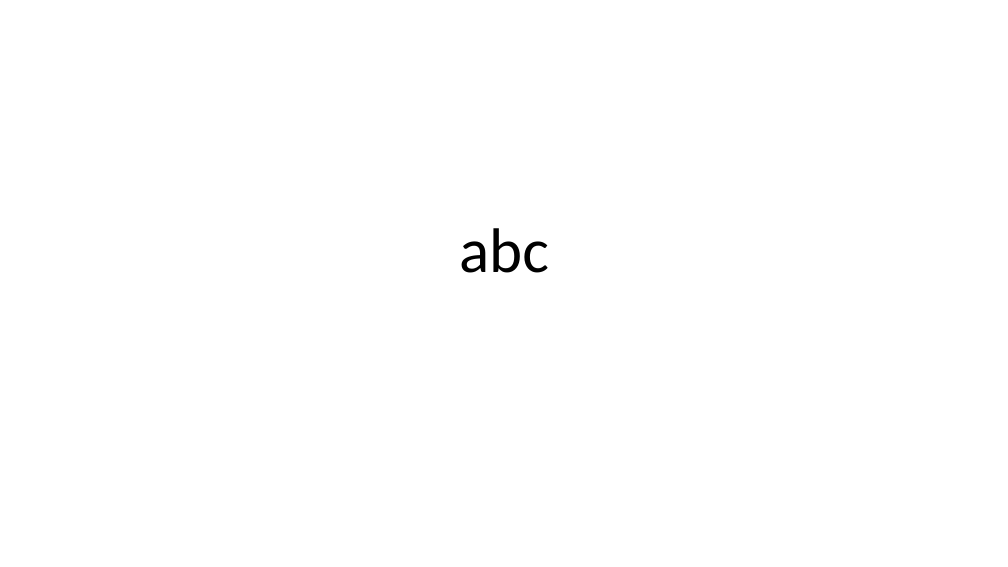
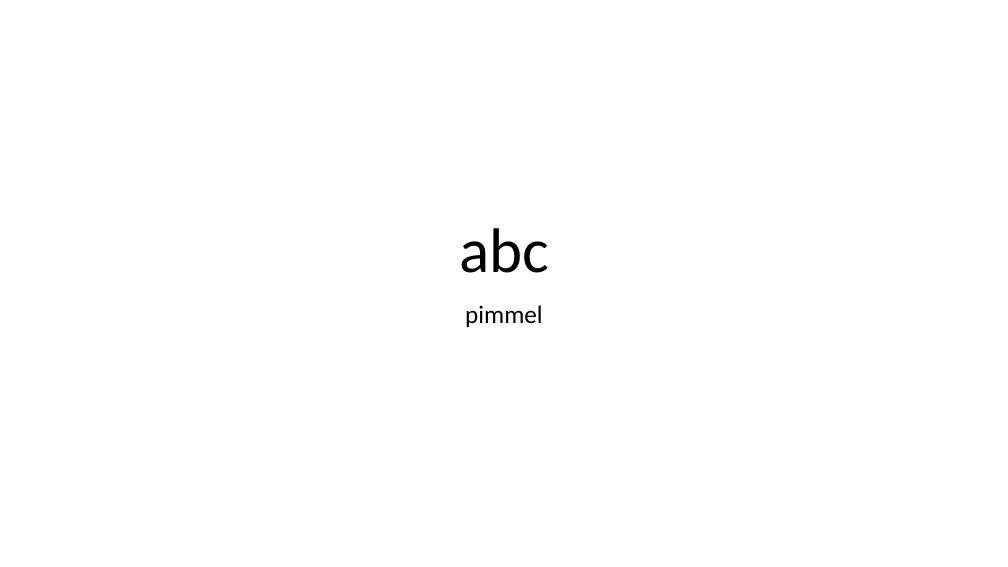
Before and after one commit to BrainAFK-Studios/test, a slide deck: slide 1 of bigfritten.pptx. Drawn at 1008x567 pixels with LibreOffice and Linux fonts; fonts in the diff are those of the drawing. Boxes give left, top, right and bottom in pixels: in the first picture for what was removed or moved away, otherwise in the second. Text is boxed around its words. In the diff, an @@ line names an element or a change of style, - is before the commit and + after.

Commit message:
sad

```diff
--- a/bigfritten.pptx
+++ b/bigfritten.pptx
@@ subtitle added at <box>465,305,543,327</box>, 24 pt, text #000000 @@
+pimmel
```
